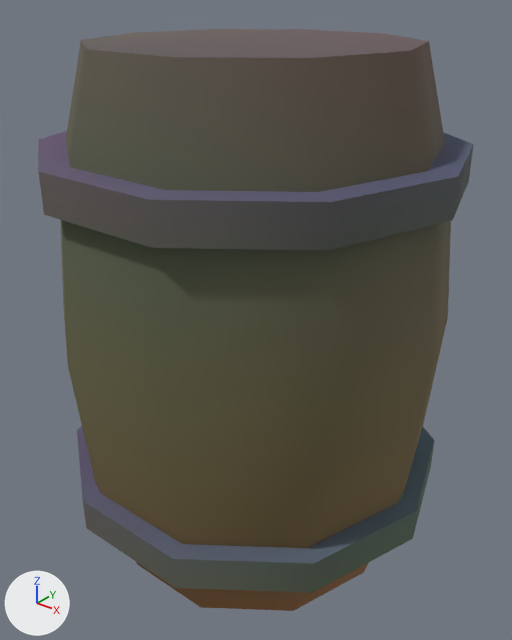
Before and after pictures for a commit that changed the glTF model assets/kit/barrel.glb.
Camera for both pictures: a 50 mm lens placed at (0.714, -0.885, 0.987), pointed at (0.007, -0.001, 0.439). The axes (+X, +Y, +Z) are drawn at lower left. The lights are the same throughout. The older version comes first. Vertices at exactly the same position are counted once.

The first picture shows 'hoop', 'hoop.001', 'staves'.
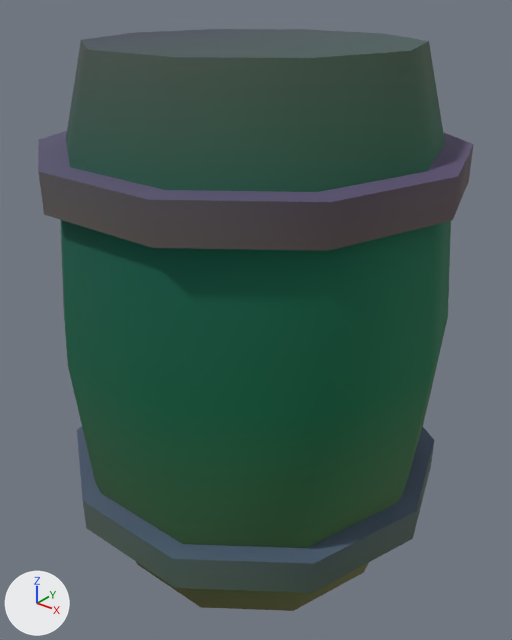
Location of each change, (x1, y1, x2, y2) in pixels of the pictures (512 x 640 px):
```json
{"part": 1, "of": "me_staves", "change": "recoloured", "before": [95, 481, 404, 611], "after": [95, 481, 404, 611]}
{"part": 2, "of": "me_staves", "change": "recoloured", "before": [60, 220, 451, 537], "after": [60, 220, 451, 537]}
{"part": 3, "of": "me_staves", "change": "recoloured", "before": [66, 41, 445, 252], "after": [66, 41, 445, 252]}
{"part": 4, "of": "me_staves", "change": "recoloured", "before": [81, 29, 428, 58], "after": [81, 29, 428, 58]}
```

The change, as JSON lines over the scene's bpy script:
```json
{"block": "me_staves", "where": "me_staves.from_pydata(...)  # 50 vertices, 96 faces; spans x -0.34..0.34, y -0.323..0.323, z 0.0..0.9"}
{"block": "me_staves", "where": "# used by ob_staves; location = (0.0, 0.0, 0.0)"}
{"block": "me_staves", "change": "me_staves part 1: 28 faces centred in x -0.28..0.28, y -0.285..0.285, z 0.0..0.147 are repainted in the vertex colours; the middle colour goes from beige #ffddb2 to green #9ddcb2"}
{"block": "me_staves", "change": "me_staves part 2: 40 faces centred in x -0.312..0.312, y -0.317..0.317, z 0.297..0.603 are repainted in the vertex colours; the middle colour goes from pale green #ccdec6 to cyan #00d8c6"}
{"block": "me_staves", "change": "me_staves part 3: 20 faces centred in x -0.28..0.28, y -0.285..0.285, z 0.753..0.827 are repainted in the vertex colours; the middle colour goes from pale blue #b8cfd9 to cyan #61cad9"}
{"block": "me_staves", "change": "me_staves part 4: 8 faces centred in x -0.184..0.227, y -0.216..0.216, z 0.9 are repainted in the vertex colours; the middle colour goes from blue #bfc9ff to blue #86bfff"}
```
